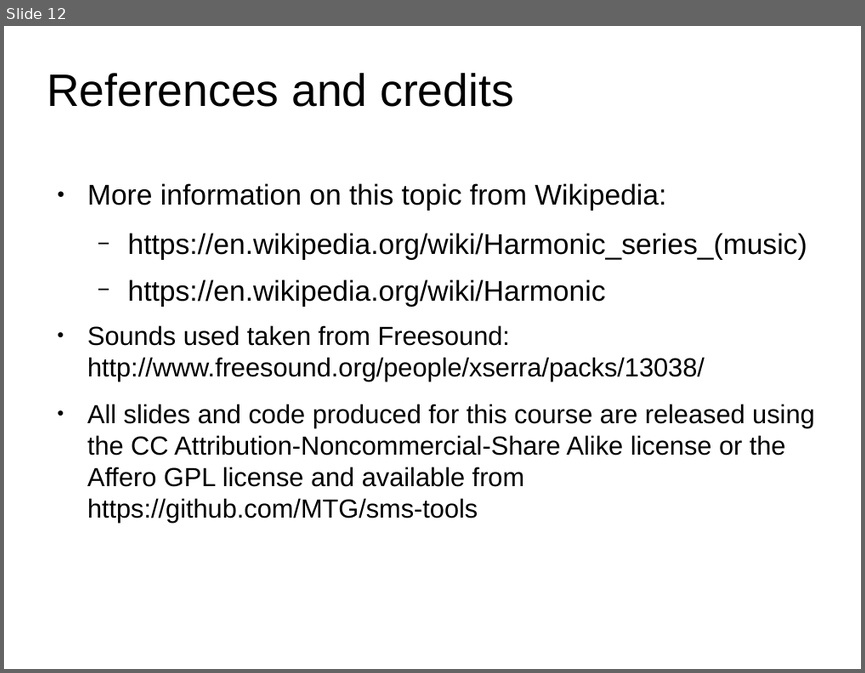
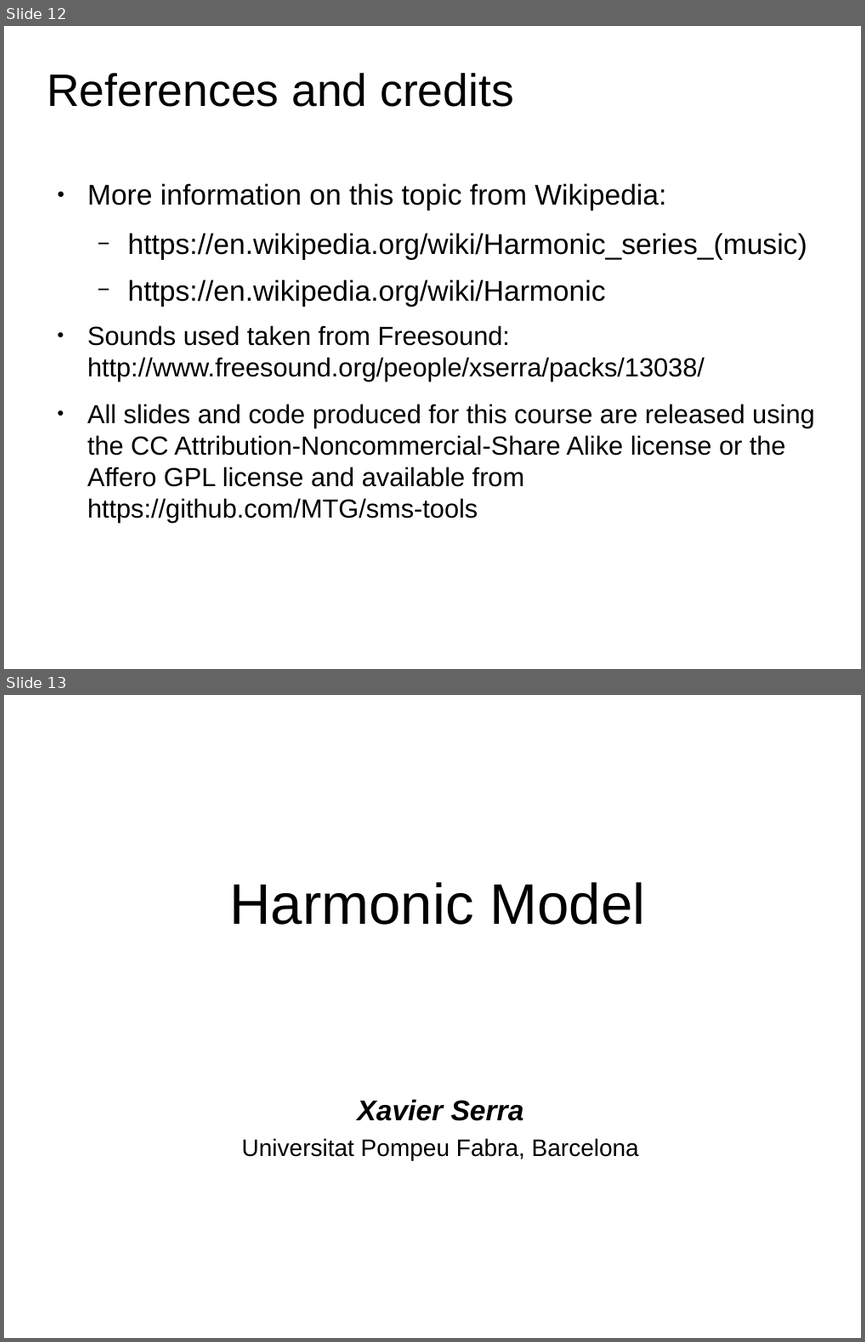
Before and after one commit to MTG/sms-tools, a slide deck: lectures/6-Harmonic-model/Harmonic-model.odp. Shown one above the other, each under a label of ours: slide 12 before the commit, slides 12 and 13 after it. The pictures are 865x673 and 865x1342 pixels, drawn with LibreOffice and Linux fonts; fonts in the diff are those of the drawing. Boxes give left, top, right and bottom in pixels: in the first picture for what was removed or moved away, otherwise in the second. Text is boxed around its words. In the diff, an @@ line names an element or a change of style, - is before the commit and + after.

```diff
--- a/lectures/6-Harmonic-model/Harmonic-model.odp
+++ b/lectures/6-Harmonic-model/Harmonic-model.odp
@@ slide 13 added at (4, 695, 861, 1338), background #FFFFFF @@
@@ title added at (229, 882, 645, 925), 48 pt, text #000000 @@
+Harmonic Model
@@ text added at (242, 1099, 639, 1161), 20 pt, text #000000 @@
+Xavier Serra
+Universitat Pompeu Fabra, Barcelona
```
Also in this commit, not shown: 59 other files.
